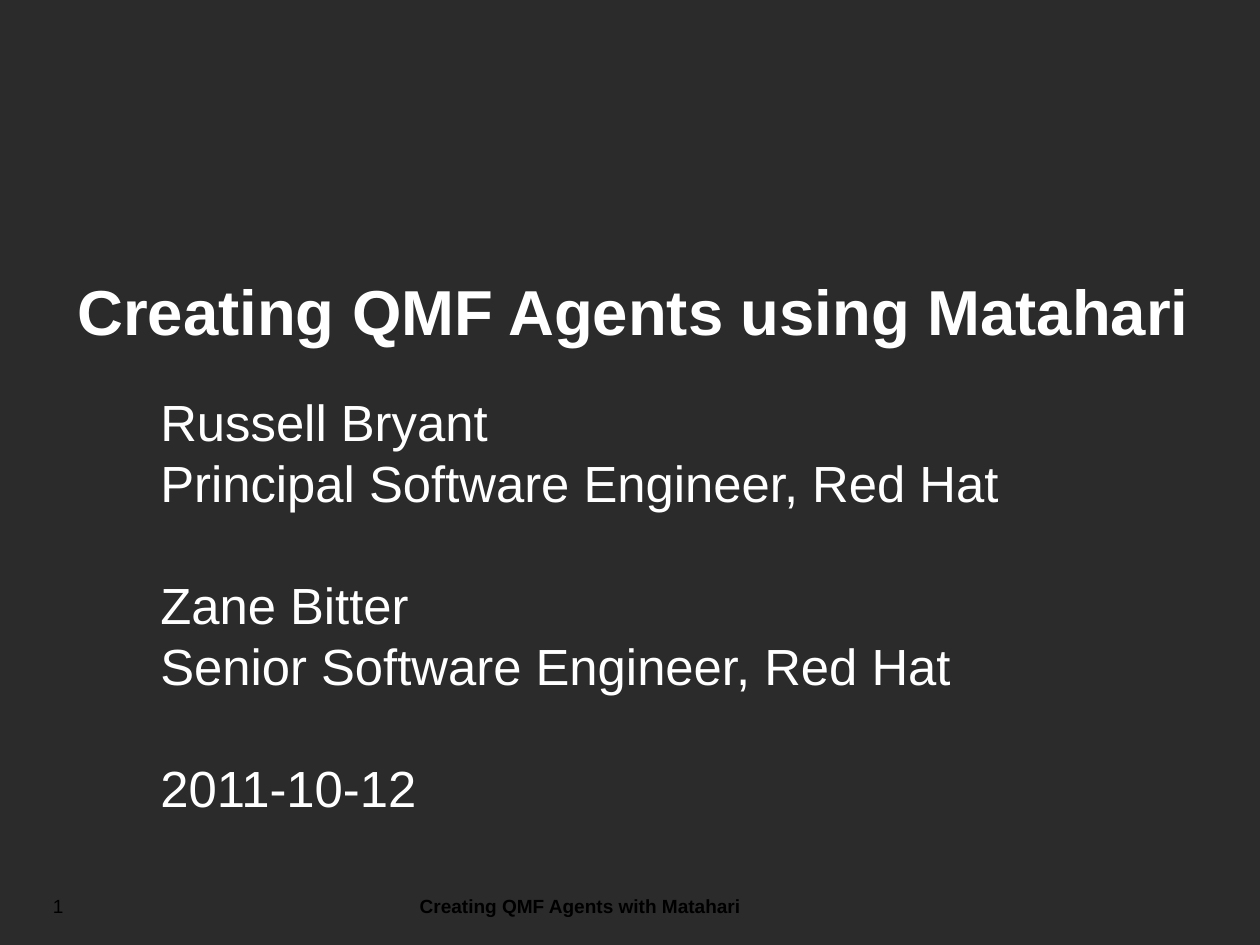
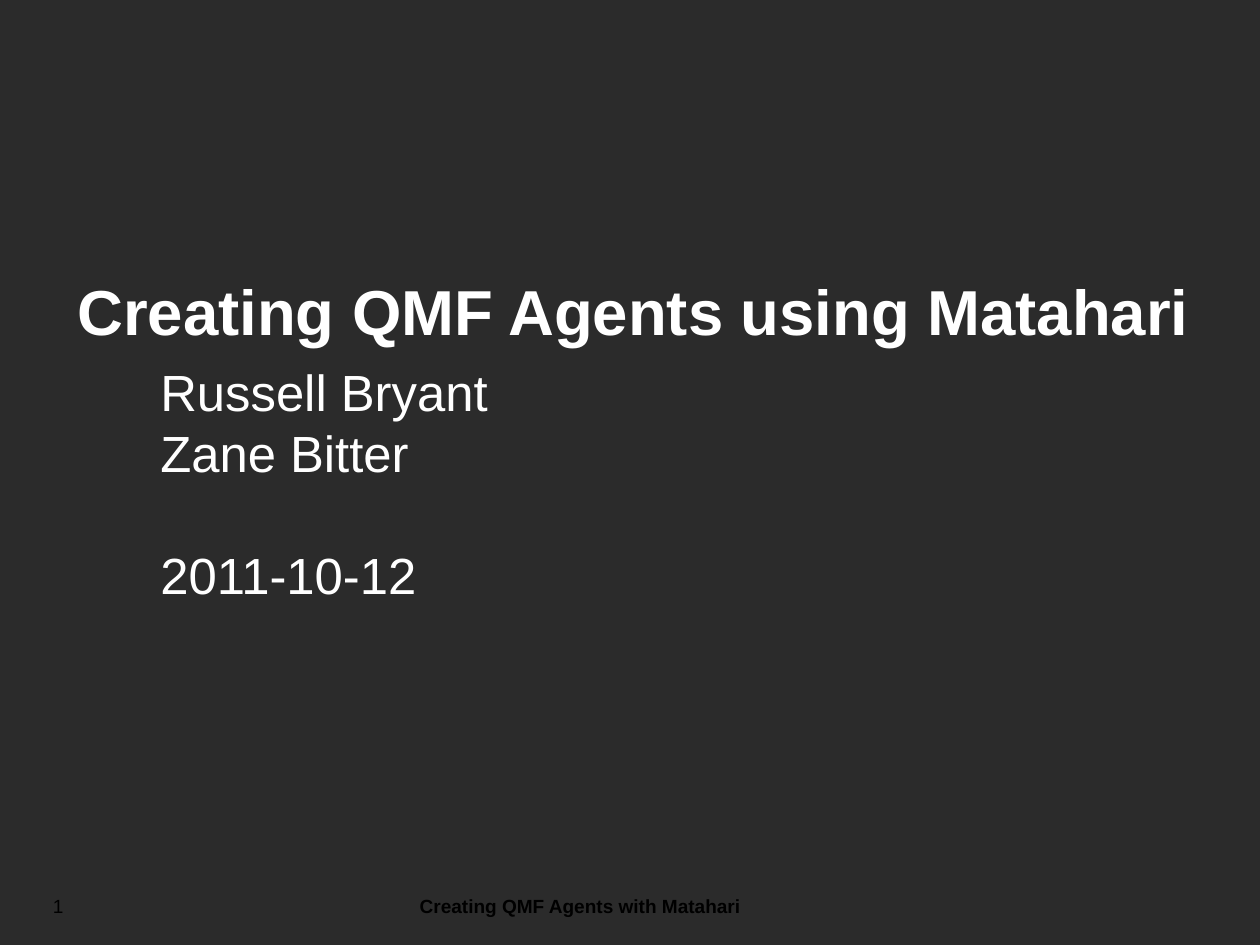
Before and after one commit to zaneb/presentations, a slide deck: slide 1 of Matahari-2011-10-12.odp. Drawn at 1260x945 pixels with LibreOffice and Linux fonts; fonts in the diff are those of the drawing; background and template pictures are left out; a plain dark background stands for a picture behind light text. Boxes give left, top, right and bottom in pixels: in the first picture for what was removed or moved away, otherwise in the second. Text is boxed around its words. In the diff, an @@ line names an element or a change of style, - is before the commit and + after.

Commit message:
Make title slide less wordy.

```diff
--- a/Matahari-2011-10-12.odp
+++ b/Matahari-2011-10-12.odp
@@ text at bbox=[160, 374, 488, 421]: line spacing 1.5 to 1 @@
@@ text at bbox=[160, 465, 998, 513]: paragraph removed @@
-Principal Software Engineer, Red Hat
@@ text at bbox=[160, 648, 951, 696]: paragraph removed @@
-Senior Software Engineer, Red Hat
```
